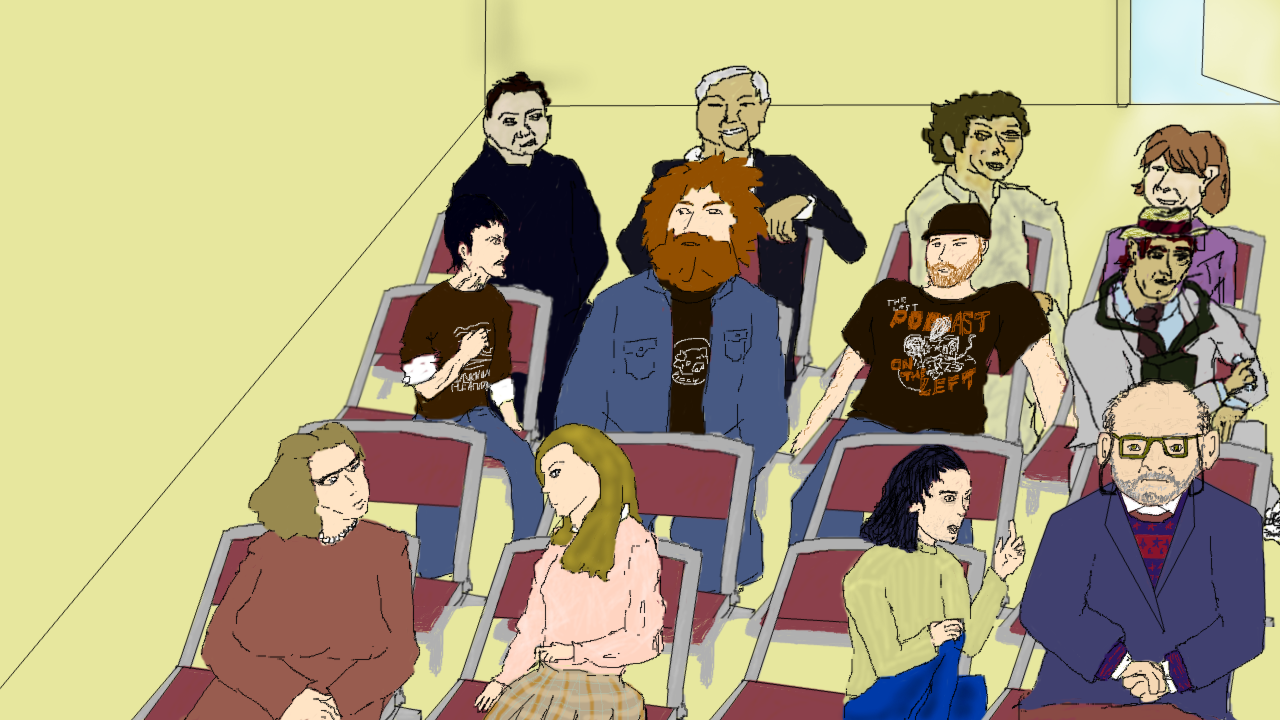
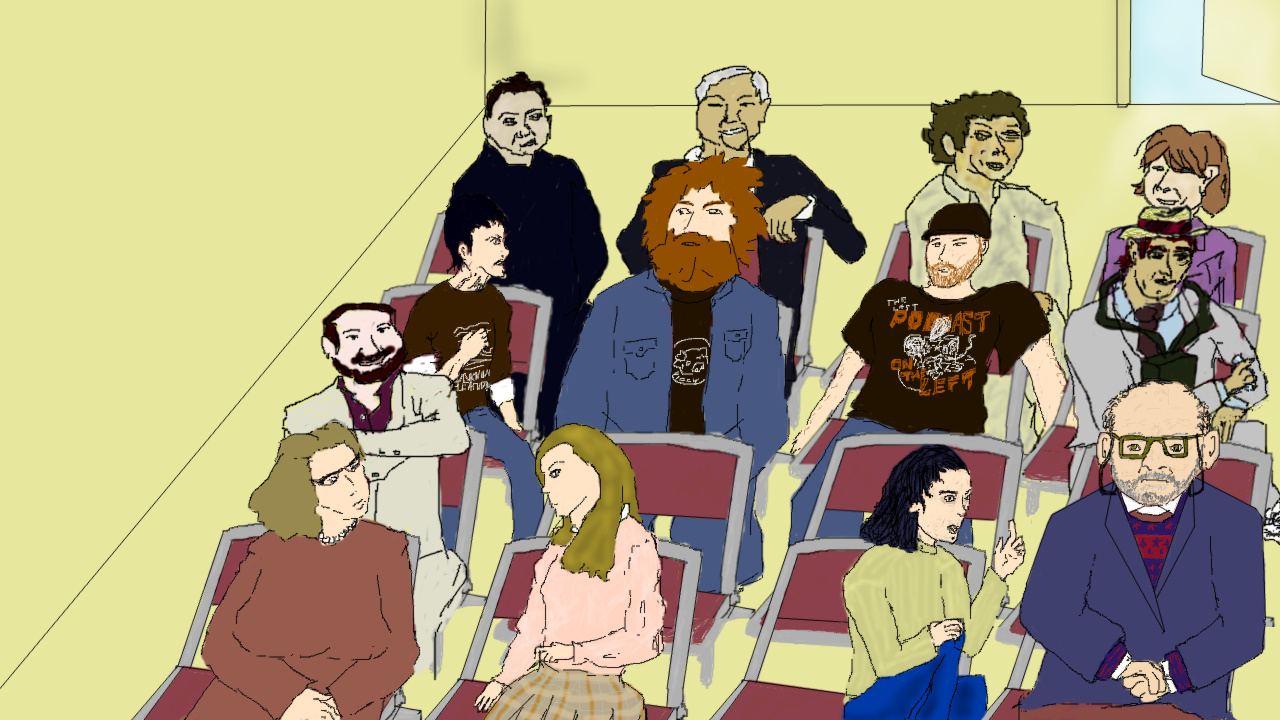
Layer changes from the first w=1280, h=720 image to the second:
added layer "john keel lines" above "john keel colors" over (281, 302, 472, 681)
added layer "john keel colors" above "row 2 seats" over (281, 302, 471, 676)
